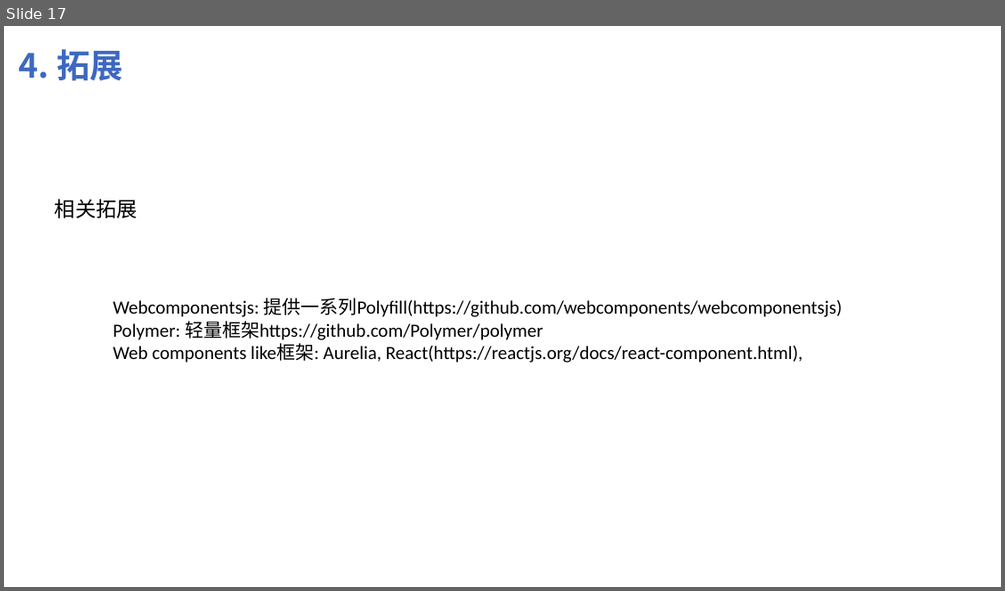
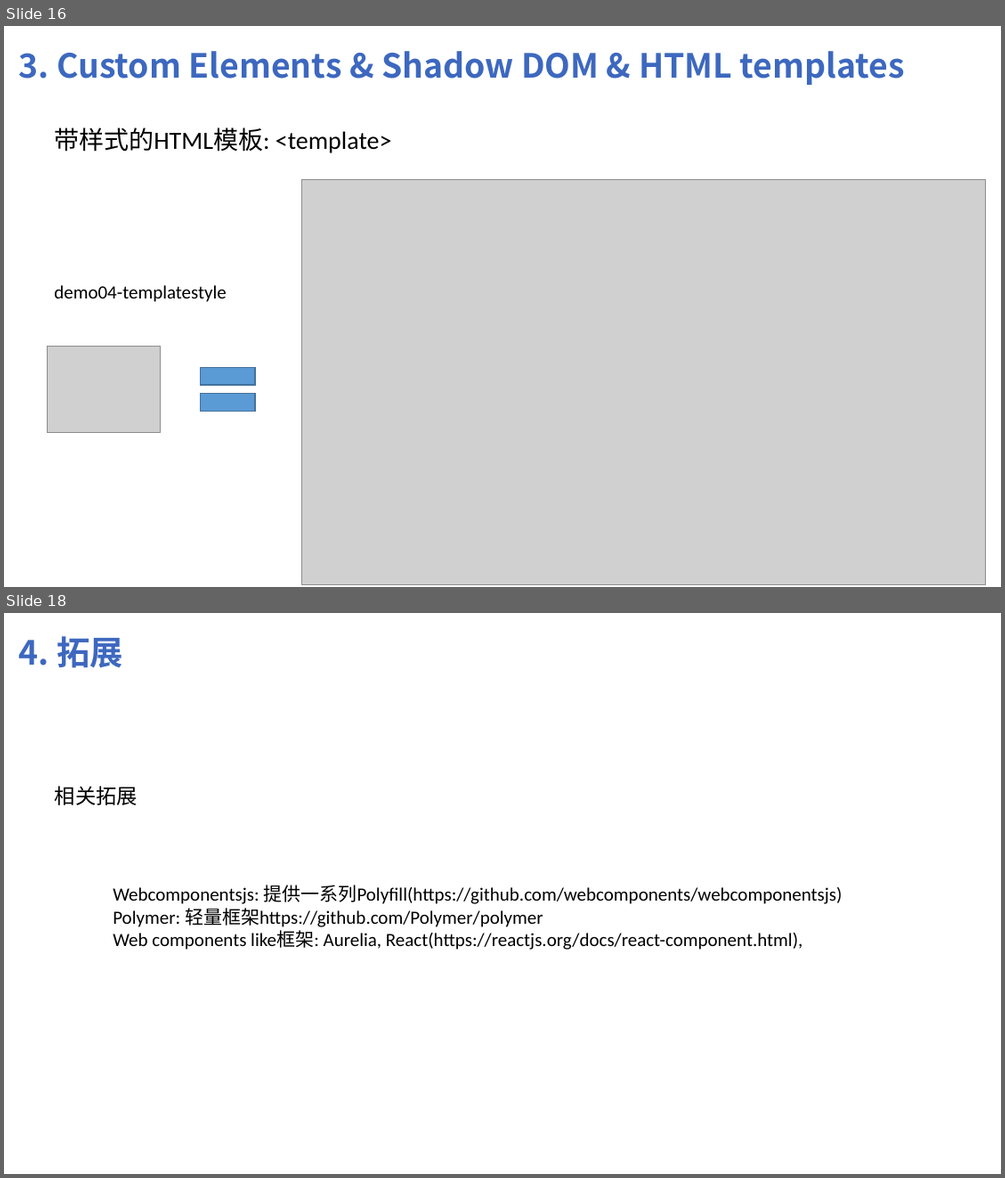
Before and after one commit to shuyancang/FE_learnings, a slide deck: webComponents/web Componts.pptx. Shown one above the other, each under a label of ours: slide 17 before the commit, slides 16 and 18 after it; the slides between them are not shown. The pictures are 1005x591 and 1005x1178 pixels, drawn with LibreOffice and Linux fonts; fonts in the diff are those of the drawing; grey boxes stand for pictures. Boxes give left, top, right and bottom in pixels: in the first picture for what was removed or moved away, otherwise in the second. Text is boxed around its words. In the diff, an @@ line names an element or a change of style, - is before the commit and + after.

Commit message:
shadow dom

```diff
--- a/webComponents/web Componts.pptx
+++ b/webComponents/web Componts.pptx
@@ slide 16 added at (x1=4, y1=26, x2=1001, y2=587), background #FFFFFF @@
@@ text added at (x1=19, y1=51, x2=905, y2=85), 32 pt, text #3D68BF, bold @@
+3. Custom Elements & Shadow DOM & HTML templates
@@ text added at (x1=54, y1=127, x2=392, y2=153), 24 pt, text #000000 @@
+带样式的HTML模板: <template>
@@ picture added at (x1=301, y1=179, x2=986, y2=585) @@
@@ text added at (x1=54, y1=285, x2=226, y2=302), 18 pt, text #000000 @@
+demo04-templatestyle
@@ picture added at (x1=47, y1=346, x2=161, y2=433) @@
@@ math equal added at (x1=190, y1=352, x2=265, y2=426), fill #5B9BD5, outline #43739E 1 pt @@
@@ page number added at (x1=979, y1=565, x2=991, y2=576), 10 pt, text #FFFFFF @@
+16
@@ what was slide 17 is now slide 18 @@
```
Also in this commit, not shown: 5 slides changed, 3 other files.
